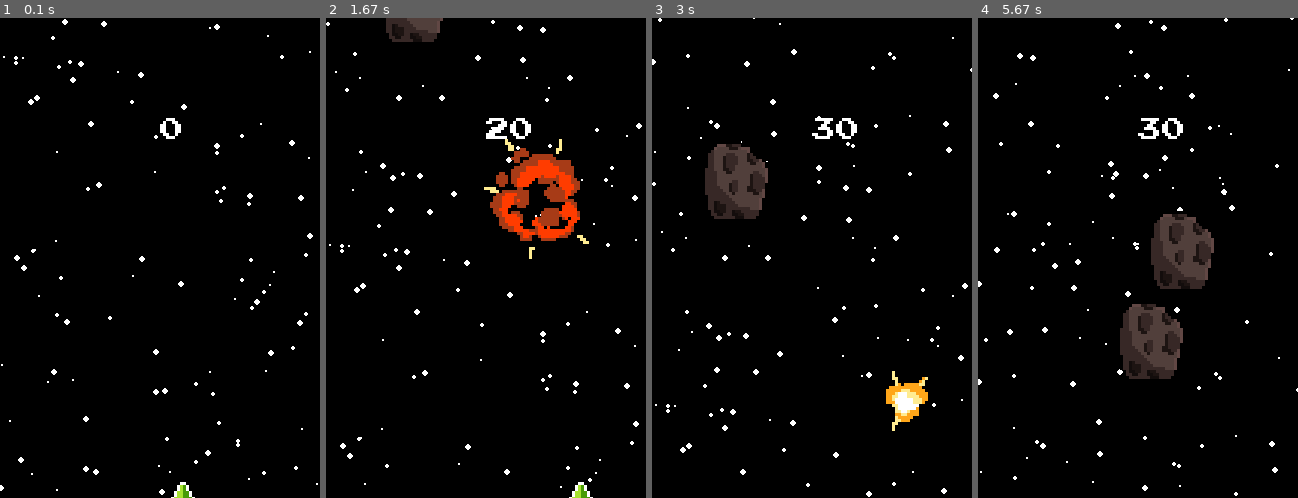
Above: before the commit, frames 1-4 (left to right).
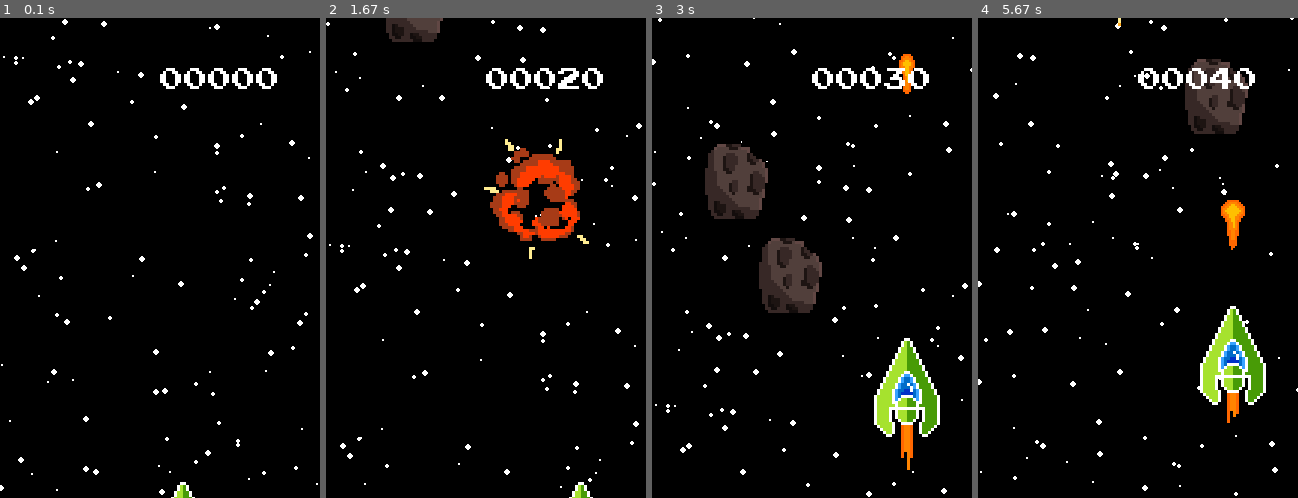
Above: after the commit, the same moments.

Repository: isGoodSoup/astros
Game: pygame game, started from main.py
Same seed, same stepped clock (60 frames per second), same inputs: the game is played once before the commit and once after it.
Inputs:
- Up to frame 1 (0.1 s): no input
- Up to frame 2 (1.67 s): hold F2 0.33-0.8 s; hold Right 0.33-0.8 s; hold F1 0.83-1.3 s; hold Right 0.83-1.3 s; tap Space at 0.9, 1.2, 1.4 s; hold F2 from 1.33 s (still down); hold Right from 1.33 s (still down)
- Up to frame 3 (3 s): tap Space at 1.7, 1.9, 2.2, 2.4, 2.73 s; release F2 at 1.8 s; release Right at 1.8 s; hold Right 1.83-2.3 s; hold Up 2.33-2.63 s; hold Right from 2.67 s (still down)
- Up to frame 4 (5.67 s): tap Space at 3.03, 3.23, 3.53, 3.8, 4.13, 4.47, 4.77, 4.9, 5.3, 5.6 s; release Right at 3.13 s; hold Left 3.17-3.7 s; hold R 3.73-4.03 s; hold Down 3.73-4.03 s; hold Down 4.07-4.37 s; hold Left 4.4-4.8 s; hold Up 4.83-5.2 s; hold Right from 5.23 s (still down)

The runs differ from the first frame. In frame 1, 0.8% of the frame differs, in the area x 50-87%, y 10-26%; in frame 2, 1.0%; in frame 3, 6.6%; in frame 4, 12%, in the area x 43-90%, y 0-85%.

Commit message:
add: fullscreen, hide cursor, debug mode and full score display

Diff:
--- a/main.py
+++ b/main.py
@@ -1,6 +1,7 @@
 import random
 
-import pygame
+import pygame as pg
+from pygame.display import toggle_fullscreen
 
 from explode import Explosion
 from meteor import Meteor
@@ -14,30 +15,30 @@
 
 class Game:
     def __init__(self):
-        pygame.init()
-        pygame.font.init()
-        self.screen_size = (int(pygame.display.Info().current_w / 4),
-                            int(pygame.display.Info().current_h / 1.5))
-        self.screen = pygame.display.set_mode(self.screen_size, pygame.SCALED, vsync=1)
-        self.game_font = pygame.font.Font("assets/ui/PressStart2P.ttf", 24)
-        pygame.display.set_caption("Astros")
-        self.clock = pygame.time.Clock()
+        pg.init()
+        pg.font.init()
+        self.screen_size = (int(pg.display.Info().current_w / 4),
+                            int(pg.display.Info().current_h / 1.5))
+        self.screen = pg.display.set_mode(self.screen_size, pg.SCALED, vsync=1)
+        self.game_font = pg.font.Font("assets/ui/PressStart2P.ttf", 24)
+        pg.display.set_caption("Astros")
+        self.clock = pg.time.Clock()
         self.running = True
         self.fps = 60
         self.frame = 0
         self.scale = 3
         self.sounds = load_sounds()
         self.theme = load_ost()
-        pygame.mixer.music.play(-1)
-        self.projectiles = pygame.sprite.Group()
-        self.meteors = pygame.sprite.Group()
-        self.explosions = pygame.sprite.Group()
+        pg.mixer.music.play(-1)
+        self.projectiles = pg.sprite.Group()
+        self.meteors = pg.sprite.Group()
+        self.explosions = pg.sprite.Group()
+
         self.sprite_sheet = SpriteSheet("assets/ship.png")
         framew = self.sprite_sheet.sheet.get_width() // cols
         frameh = self.sprite_sheet.sheet.get_height()
         self.ship = Ship(self.sprite_sheet, 0, 0, self.frame,
-                         self.sprite_sheet.sheet.get_width(),
-                         self.sprite_sheet.sheet.get_height(), columns=4)
+                         framew, frameh, columns=cols)
         self.ship_alive = True
         self.ship_x = self.screen_size[0] // 2 - framew // 2 - 25
         self.ship_y = self.screen_size[1] // 2 + 200
@@ -56,7 +57,7 @@
         self.stars = [[random.randint(0, self.screen_size[0]),
                        random.randint(0, self.screen_size[1]),
                        random.randint(1, 3)] for _ in range(100)]
-        self.last_update = pygame.time.get_ticks()
+        self.last_update = pg.time.get_ticks()
 
         self.last_meteor_spawn = 0
         self.meteor_spawn_interval = 800
@@ -65,38 +66,46 @@
         self.score = 0
         self.game_over = False
 
+        self.debugging = False
+        self.cursor = True
+
     def run(self):
         while self.running:
-            for event in pygame.event.get():
-                if event.type == pygame.QUIT:
+            for event in pg.event.get():
+                if event.type == pg.QUIT:
                     self.running = False
+                elif event.type == pg.KEYDOWN:
+                    if self.game_over and event.key == pg.K_r:
+                        self.reset()
+                    if event.key == pg.K_F2:
+                        self.debug()
+                    if event.key == pg.K_F1:
+                        toggle_fullscreen()
+                        self.hide_cursor(self.cursor)
 
             self.clock.tick(self.fps)
             self.screen.fill((0,0,0))
 
             for i in self.stars:
-                pygame.draw.circle(self.screen, (255, 255, 255),
+                pg.draw.circle(self.screen, (255, 255, 255),
                                    (int(i[0]), int(i[1])), i[2])
                 i[1] += 2
                 if i[1] > self.screen_size[1]:
                     i[1] = 0
                     i[0] = random.randint(0, self.screen_size[0])
 
-            current_time = pygame.time.get_ticks()
+            current_time = pg.time.get_ticks()
             if current_time - self.last_meteor_spawn > self.meteor_spawn_interval:
                 self.last_meteor_spawn = current_time
                 for _ in range(random.randint(1, 4)):
                     for _ in range(10):
-                        new_meteor = Meteor(self.screen_size[0], min_y=-200,
-                                            max_y=-50)
-                        too_close = any(
-                            abs(new_meteor.rect.y - m.rect.y) < 60 for m in
-                            self.meteors)
+                        new_meteor = Meteor(self.screen_size[0], min_y=-200,max_y=-50)
+                        too_close = any(abs(new_meteor.rect.y - m.rect.y) < 60 for m in self.meteors)
                         if not too_close:
                             self.meteors.add(new_meteor) # type: ignore
                             break
 
-            current_time = pygame.time.get_ticks()
+            current_time = pg.time.get_ticks()
             if current_time - self.last_update >= animation_cooldown:
                 self.last_update = current_time
                 self.frame += 1
@@ -114,32 +123,34 @@
 
             self.meteors.update()
             self.meteors.draw(self.screen)
+            if self.debugging:
+                for i in self.meteors:
+                    pg.draw.rect(self.screen, (255, 0, 0),i.hitbox, 2)
 
             if self.ship_alive:
                 self.ship.image = img
                 self.screen.blit(self.ship.image, [self.ship_x, self.ship_y])
-
+                if self.debugging:
+                    pg.draw.rect(self.screen, (255, 0, 0), self.ship.hitbox,2)
             if not self.game_over:
-                key_pressed = pygame.key.get_pressed()
-                if key_pressed[pygame.K_LEFT] and self.ship_x > 0:
+                key_pressed = pg.key.get_pressed()
+                if key_pressed[pg.K_LEFT] and self.ship_x > 0:
                     self.ship_x -= self.ship.velocity
                     self.ship.moving = True
-                if key_pressed[pygame.K_RIGHT] and self.ship_x < \
+                if key_pressed[pg.K_RIGHT] and self.ship_x < \
                         self.screen_size[0] - img.get_width():
                     self.ship_x += self.ship.velocity
                     self.ship.moving = True
-                if key_pressed[pygame.K_UP] and self.ship_y > 0:
+                if key_pressed[pg.K_UP] and self.ship_y > 0:
                     self.ship_y -= self.ship.velocity
                     self.ship.moving = True
-                if (key_pressed[pygame.K_DOWN] and self.ship_y <
-                        self.screen_size[1]
-                        - self.ship.image.get_height()):
+                if (key_pressed[pg.K_DOWN] and self.ship_y <
+                        self.screen_size[1] - self.ship.image.get_height()):
                     self.ship_y += self.ship.velocity
                     self.ship.moving = False
 
                 if self.ship_alive:
-                    if key_pressed[
-                        pygame.K_SPACE] and current_time - self.last_shot_time >= self.shot_cooldown:
+                    if key_pressed[pg.K_SPACE] and current_time - self.last_shot_time >= self.shot_cooldown:
                         self.last_shot_time = current_time
                         self.ship.state = "shoot"
                         projectile = Projectile(
@@ -157,7 +168,8 @@
 
                 if self.ship_alive:
                     self.ship.update_position(self.ship_x, self.ship_y)
-                meteor_hit = pygame.sprite.spritecollideany(self.ship,self.meteors)  # type: ignore
+                meteor_hit = pg.sprite.spritecollideany(self.ship, self.meteors, # type: ignore
+                                                            collided=lambda s, m: s.hitbox.colliderect(m.rect))
                 if meteor_hit and not self.game_over:
                     explosion = Explosion(self.ship_x + img.get_width() // 2,
                                           self.ship_y + img.get_height() // 2,
@@ -168,10 +180,10 @@
                     self.ship.kill()
                     self.ship_alive = False
 
-                    pygame.mixer.music.stop()
+                    pg.mixer.music.stop()
                     self.game_over = True
 
-                hits = pygame.sprite.groupcollide(self.projectiles,
+                hits = pg.sprite.groupcollide(self.projectiles,
                                                   self.meteors,
                                                   True, False)
                 for meteor in hits.values():
@@ -186,15 +198,48 @@
             self.explosions.update()
             self.explosions.draw(self.screen)
 
-            text_surface = self.game_font.render(str(self.score), True,
-                                                 "WHITE")
-            self.screen.blit(text_surface, [self.screen_size[0] / 2, 100])
-            pygame.display.update()
+            score_text = f"{self.score:05}"
+            text_surface = self.game_font.render(score_text, True, "WHITE")
+            self.screen.blit(text_surface, [self.screen_size[0] - 160, 50])
+            pg.display.update()
 
             if self.game_over:
                 game_over = self.game_font.render("GAME OVER", True, "RED")
-                self.screen.blit(game_over,[self.screen_size[0] // 2 - 150, self.screen_size[1] // 2])
-        pygame.quit()
+                self.screen.blit(game_over,[self.screen_size[0] // 2 - 150,
+                                            self.screen_size[1] // 2])
+        pg.quit()
+
+    def reset(self):
+        self.projectiles.empty()
+        self.meteors.empty()
+        self.explosions.empty()
+        framew = self.sprite_sheet.sheet.get_width() // cols
+        self.ship = Ship(self.sprite_sheet, 0, 0, self.frame,
+                         self.sprite_sheet.sheet.get_width(),
+                         self.sprite_sheet.sheet.get_height(), columns=4)
+        self.ship_alive = True
+        self.ship_x = self.screen_size[0] // 2 - framew // 2 - 25
+        self.ship_y = self.screen_size[1] // 2 + 200
+
+        self.frame = 0
+        self.last_update = pg.time.get_ticks()
+        self.last_meteor_spawn = 0
+        self.last_shot_time = 0
+        self.score = 0
+        self.game_over = False
+        pg.mixer.music.play(-1)
+
+    def debug(self):
+        if self.debugging:
+            self.debugging = False
+            return
+
+        if not self.debugging:
+            self.debugging = True
+            return
+
+    def hide_cursor(self, cursor):
+        pg.mouse.set_visible(cursor)
 
 if __name__ == '__main__':
     game = Game()
